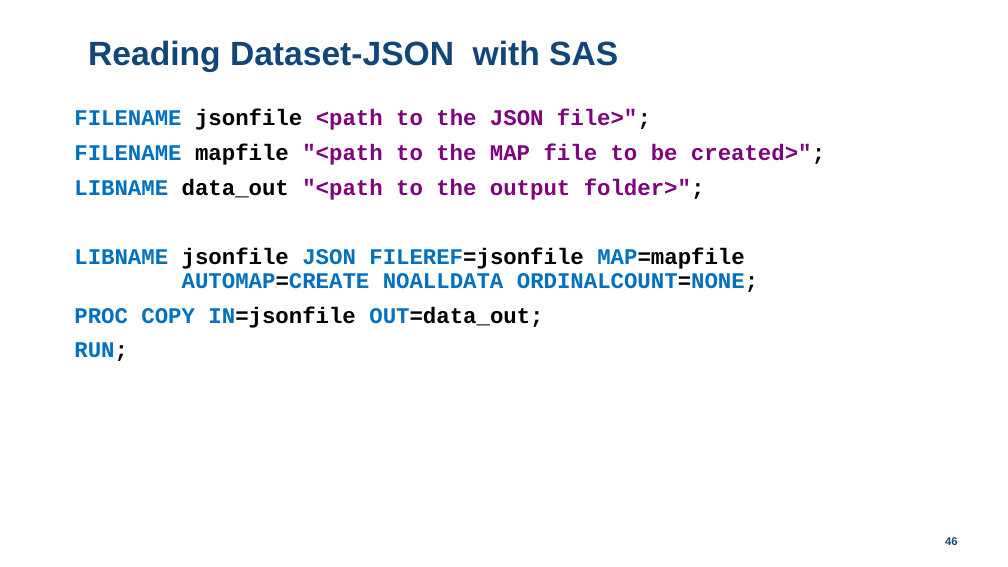
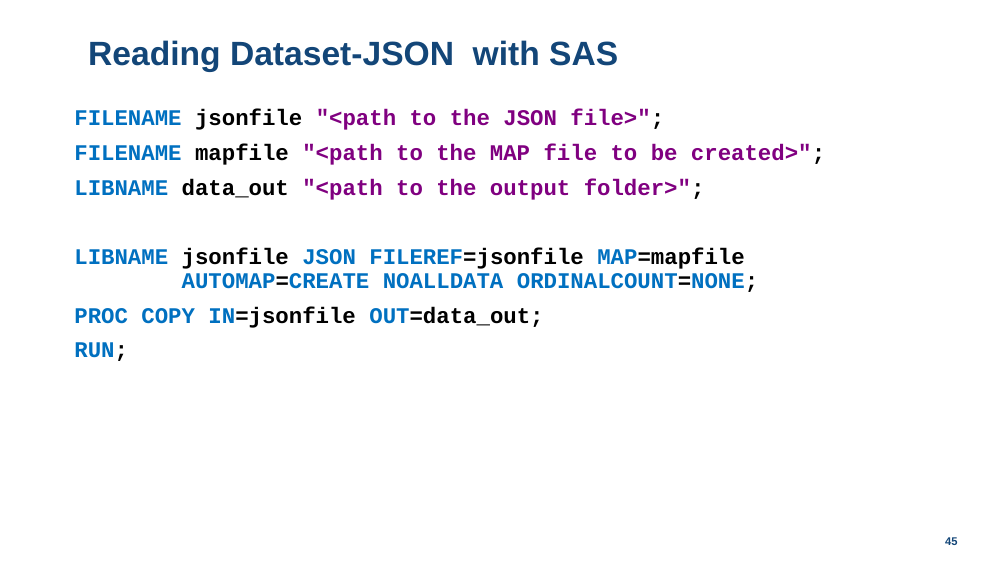
Before and after one commit to lexjansen/dataset-json-sas, a slide deck: slide 45 of doc/Dataset-JSON-SAS-implementation.pptx (slide 46 before the commit). Drawn at 1008x567 pixels with LibreOffice and Linux fonts; fonts in the diff are those of the drawing; background and template pictures are left out. Boxes give left, top, right and bottom in pixels: in the first picture for what was removed or moved away, otherwise in the second. Text is boxed around its words. In the diff, an @@ line names an element or a change of style, - is before the commit and + after.

```diff
--- a/doc/Dataset-JSON-SAS-implementation.pptx
+++ b/doc/Dataset-JSON-SAS-implementation.pptx
@@ text at bbox=[74, 109, 664, 130]: text changed @@
-FILENAME jsonfile <path to the JSON file>";
+FILENAME jsonfile "<path to the JSON file>";
@@ page number at bbox=[945, 537, 957, 545]: text changed @@
-46
+45
```
Also in this commit, not shown: 10 other slides changed, 1 slide removed, 2 other files.
